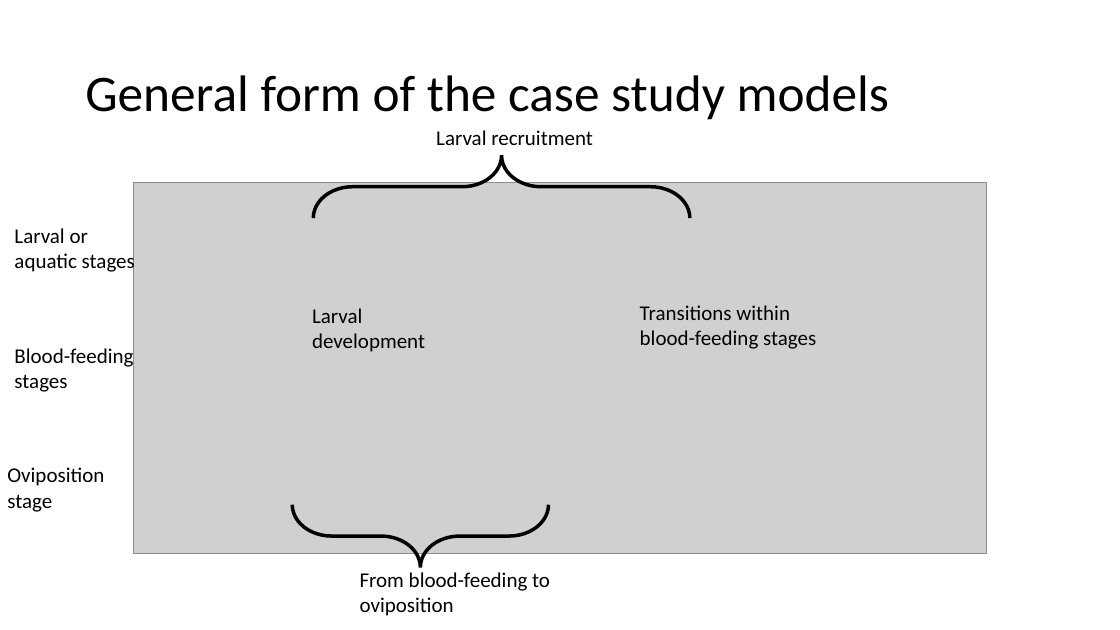
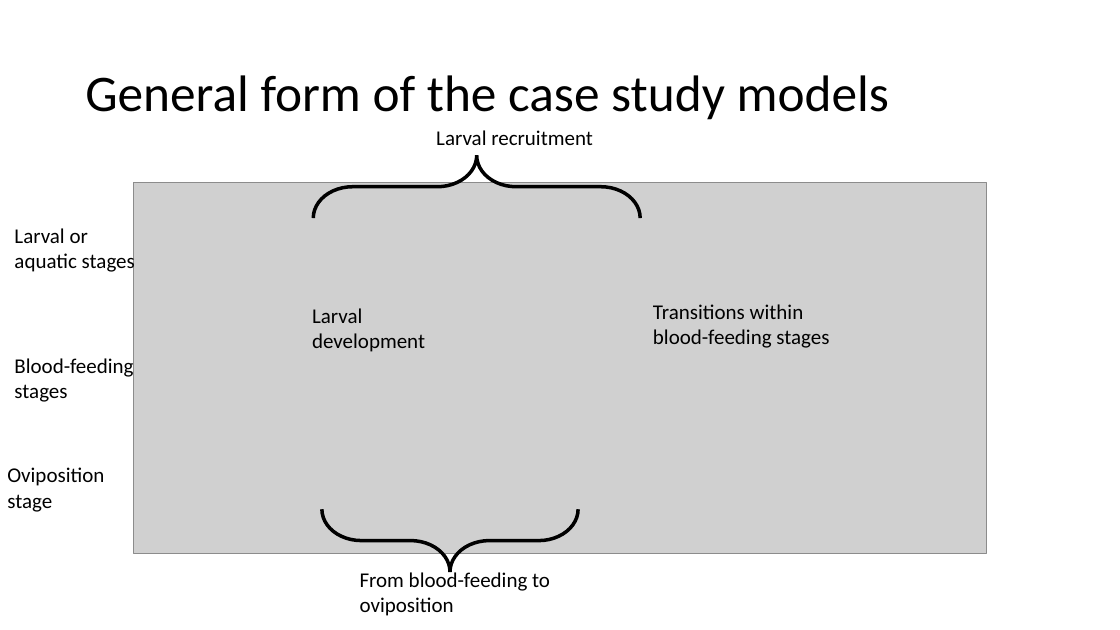
Before and after one commit to kydahl/MBF_models, a slide deck: slide 8 of presentations/Multiple blood feeding case studies.pptx. Drawn at 1120x630 pixels with LibreOffice and Linux fonts; fonts in the diff are those of the drawing; grey boxes stand for pictures. Boxes give left, top, right and bottom in pixels: in the first picture for what was removed or moved away, otherwise in the second. Text is boxed around its words. In the diff, an @@ line names an element or a change of style, - is before the commit and + after.

```diff
--- a/presentations/Multiple blood feeding case studies.pptx
+++ b/presentations/Multiple blood feeding case studies.pptx
@@ right brace: place and size @@
-right brace at [314,155,690,218]
+right brace at [313,155,640,218]
@@ text "Transitions within blood-feeding stages": place and size @@
-text "Transitions within blood-feeding stages" at [640,305,816,349]
+text "Transitions within blood-feeding stages" at [653,304,829,348]
@@ text "Blood-feeding stages": place and size @@
-text "Blood-feeding stages" at [14,348,133,392]
+text "Blood-feeding stages" at [14,358,133,402]
@@ right brace: place and size @@
-right brace at [292,505,549,568]
+right brace at [322,509,578,572]
```
Also in this commit, not shown: 13 other slides changed, 7 slides added, 4 slides removed, 3 other files.
